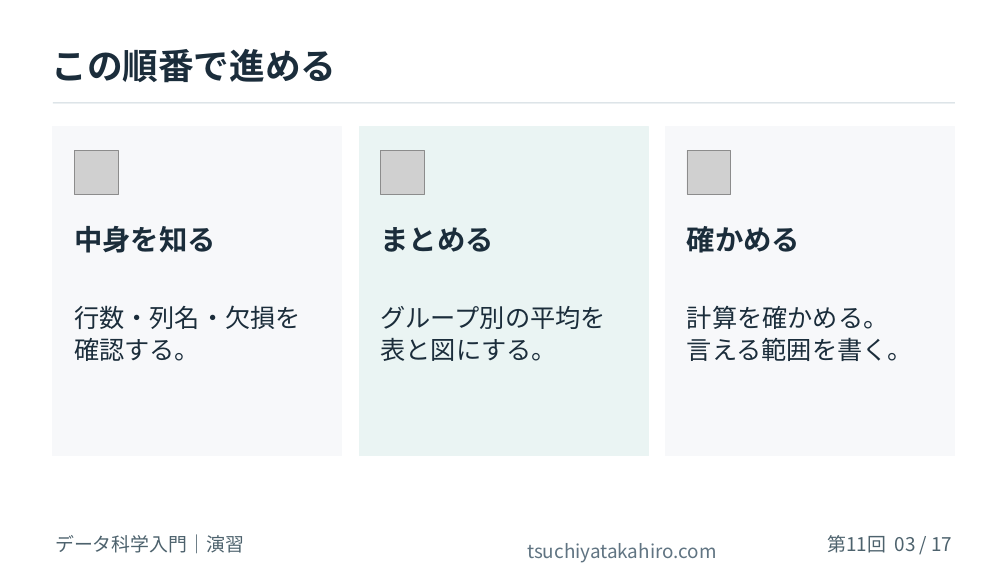
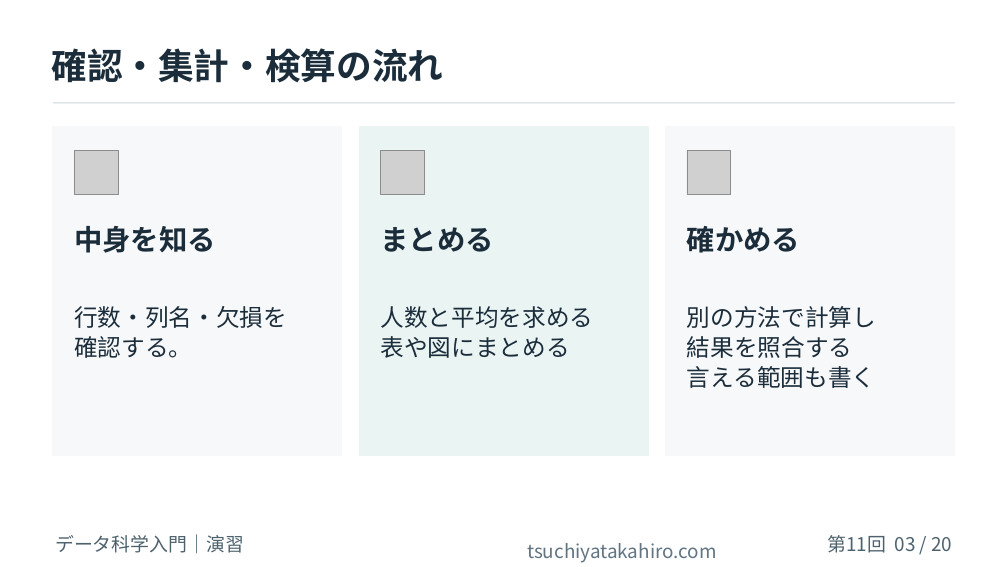
Before and after one commit to tsuchiyatakahirolab/ai-data-literacy, a slide deck: slide 3 of slides/Week11_AI_Data_Analysis.pptx. Drawn at 1008x567 pixels with LibreOffice and Linux fonts; fonts in the diff are those of the drawing; grey boxes stand for pictures; background and template pictures are left out. Boxes give left, top, right and bottom in pixels: in the first picture for what was removed or moved away, otherwise in the second. Text is boxed around its words. In the diff, an @@ line names an element or a change of style, - is before the commit and + after.

```diff
--- a/slides/Week11_AI_Data_Analysis.pptx
+++ b/slides/Week11_AI_Data_Analysis.pptx
@@ text at [51,48,443,83]: text changed @@
-この順番で進める
+確認・集計・検算の流れ
@@ text "行数・列名・欠損を" at [74,306,287,358]: size 24 to 22.5 pt @@
@@ text at [381,306,594,358]: text changed; size 24 to 22.5 pt @@
-グループ別の平均を
-表と図にする。
+人数と平均を求める
+表や図にまとめる
@@ text at [687,306,876,388]: text changed; size 24 to 22.5 pt @@
-計算を確かめる。
-言える範囲を書く。
+別の方法で計算し
+結果を照合する
+言える範囲も書く
@@ text at [827,535,953,553]: text changed @@
-第11回 03 / 17
+第11回 03 / 20
```
Also in this commit, not shown: 15 other slides changed, 4 slides added, 1 slide removed, 37 other files.
